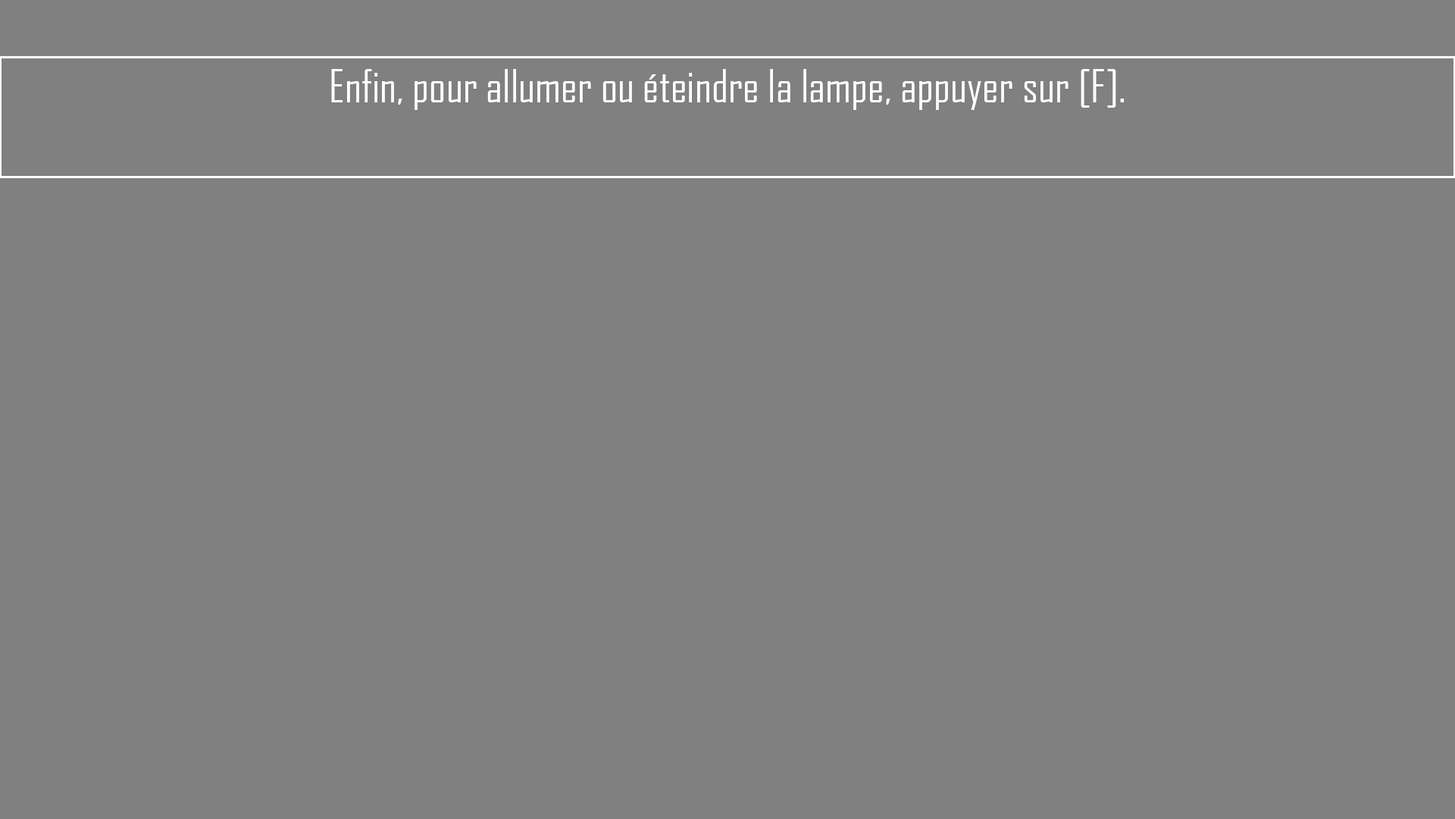
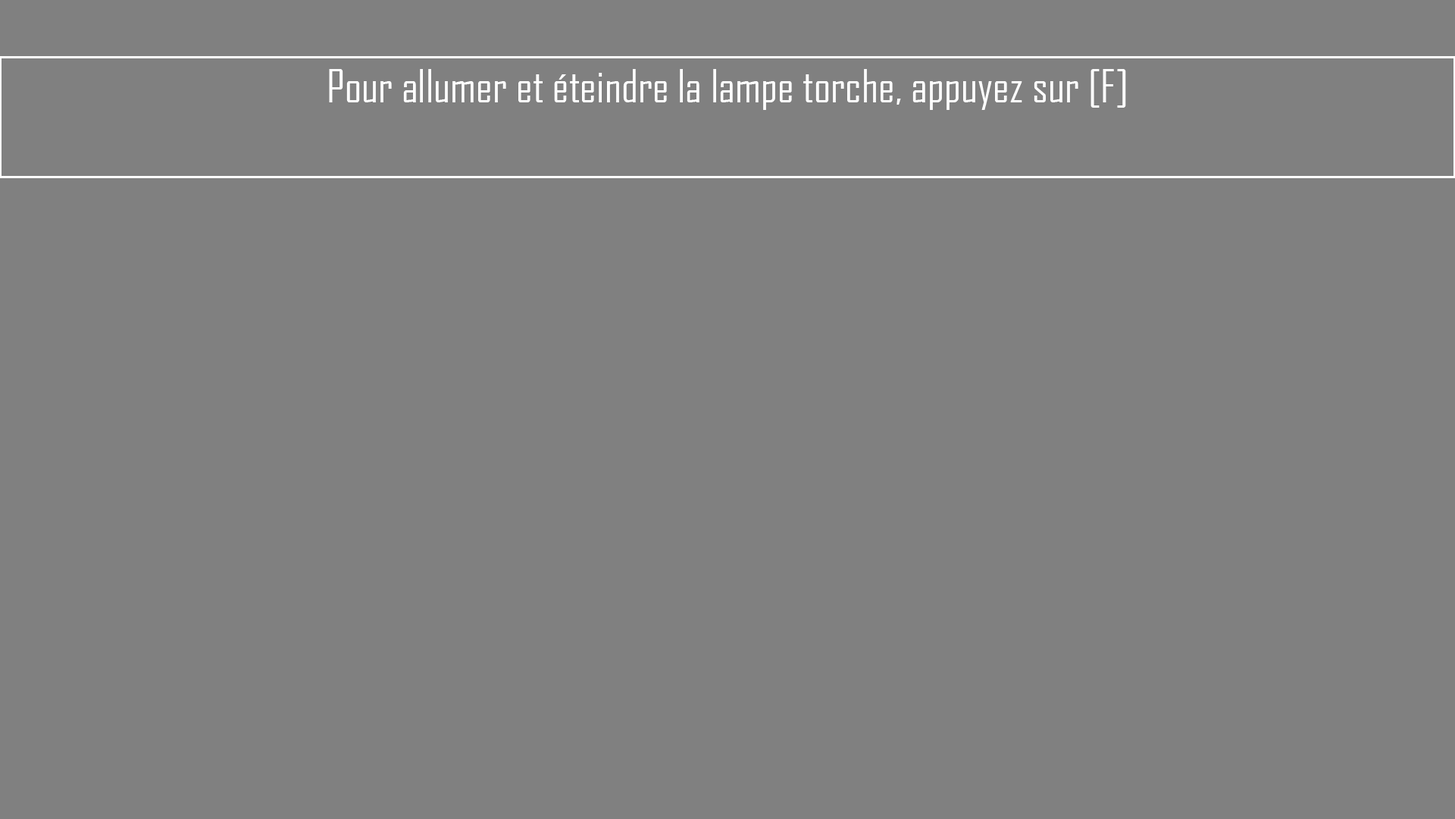
Revision of a layered 1455x819 image; what changed, layer by layer:
renamed "Enfin, pour allumer ou éteindre la lampe, appuyer sur [F]." to "Pour allumer et éteindre la lampe torche, appuyez sur [F]", painted on it over bbox(328, 68, 1127, 110)
